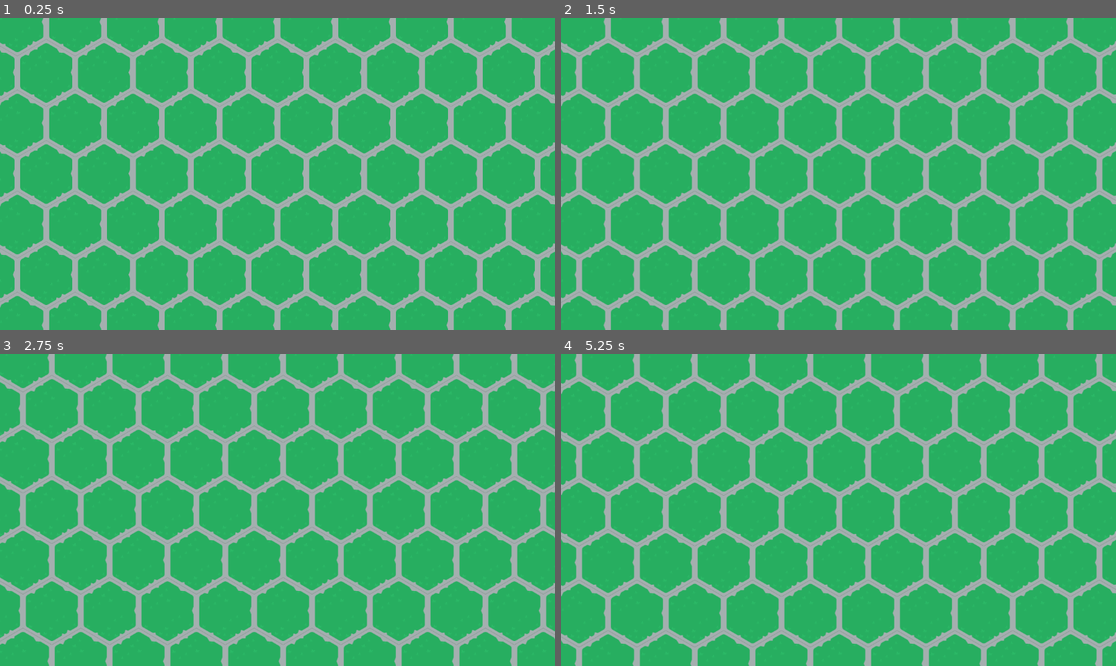
Above: before the commit, frames 1-4 (two rows, left to right).
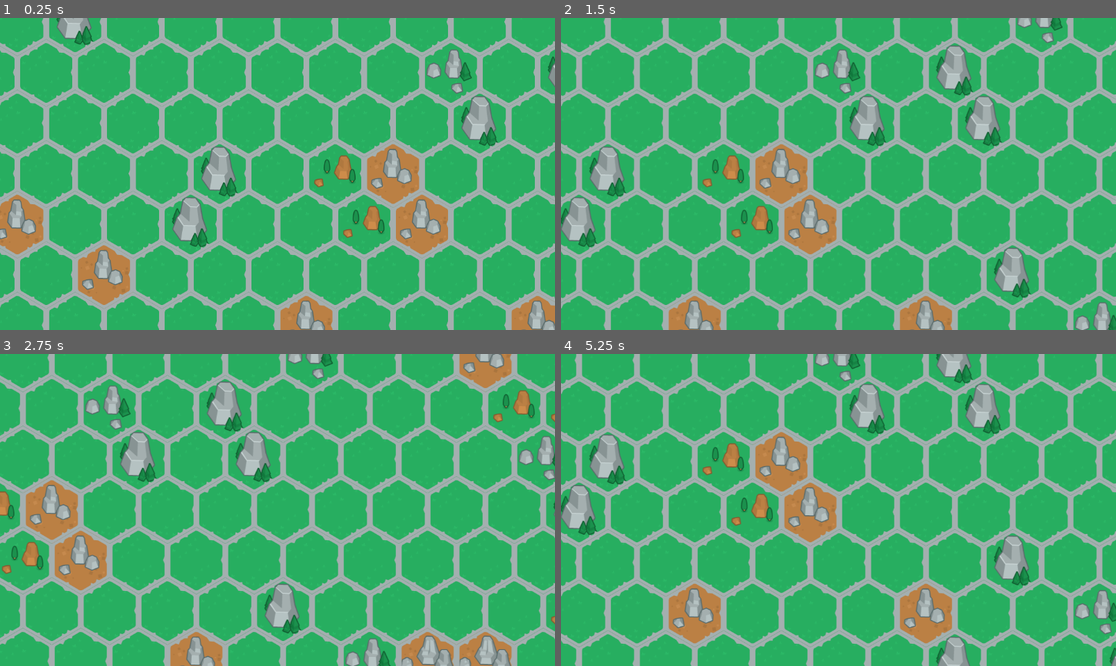
Above: after the commit, the same moments.

Repository: SpeedfireV/slavic-game-jam
Game: Godot game, scene res://game.tscn
The game is run twice, just before and just after one commit, with the same random seed, the same clock (stepped at 60 frames per second) and the same inputs.
Inputs (mouse positions are in pixels of both pictures, inside the frame that each line leads up to):
- Up to frame 1 (0.25 s): no input
- Up to frame 2 (1.5 s): tap Enter at 0.5 s; move the mouse to (960, 158) at 0.52 s; hold D (move_right) 0.53-1.25 s; click (960, 158) at 0.67 s; drag from (727, 189) to (810, 236) at 1.27 s
- Up to frame 3 (2.75 s): tap Space at 2 s; move the mouse to (333, 441) at 2.02 s; hold D (move_right) from 2.03 s (still down)
- Up to frame 4 (5.25 s): release D (move_right) at 2.75 s; drag from (810, 572) to (672, 463) at 2.77 s; tap Enter at 3.5 s; move the mouse to (1005, 556) at 3.52 s; hold A (move_left) 3.53-4.25 s; drag from (672, 463) to (755, 432) at 4.27 s; tap Space at 5 s; move the mouse to (866, 510) at 5.02 s; hold S (move_down) from 5.03 s (still down); click (866, 510) at 5.17 s

The runs differ from the first frame. In frame 1, 11% of the frame differs, in the area x 0-100%, y 0-100%; in frame 2, 11%; in frame 3, 11%; in frame 4, 12%.

Commit message:
new textures

Diff:
--- a/flower.gd
+++ b/flower.gd
@@ -1 +1,6 @@
 class_name Flower extends HexagonResource
+
+func _ready():
+	possible_resources.honey = 1
+	possible_resources.besswax = 1
+	possible_resources.nectar = 1
--- a/map_hexagon.gd
+++ b/map_hexagon.gd
@@ -11,11 +11,10 @@
 
 enum HexagonType {
 	Empty,
-	Forest,
-	Mountain,
-	River,
-	Swamp,
-	Plain
+	Flower,
+	Beehive,
+	Blocade,
+	Grass
 }
 
 class Neighbours:
@@ -70,9 +69,23 @@
 			HexagonOrientation.BottomRight:
 				bottom_right_hexagon = hexagon
 
+@onready var hexagon_sprite: Sprite2D = %HexSprite
 
 var neighbours: Neighbours = Neighbours.new()
 
 var coords: Vector2i = Vector2i.ZERO
 
 var hexagon_type: HexagonType = HexagonType.Empty
+
+const OBSTACLES: Array[Texture2D] = [
+	preload("res://assets/hexagons/obstacles/obstacle_1.png"),
+	preload("res://assets/hexagons/obstacles/obstacle_2.png"),
+	preload("res://assets/hexagons/obstacles/obstacle_3.png"),
+	preload("res://assets/hexagons/obstacles/obstacle_4.png"),
+	preload("res://assets/hexagons/obstacles/obstacle_5.png"),
+]
+
+func _ready():
+	hexagon_type = HexagonType.values().pick_random()
+	if hexagon_type == HexagonType.Blocade:
+		hexagon_sprite.texture = OBSTACLES[randi() % OBSTACLES.size()]
--- a/map_hexagon.tscn
+++ b/map_hexagon.tscn
@@ -1,10 +1,15 @@
-[gd_scene load_steps=3 format=3 uid="uid://dqvhcagx06gku"]
+[gd_scene load_steps=4 format=3 uid="uid://dqvhcagx06gku"]
 
 [ext_resource type="Script" uid="uid://buhsxcu083a3s" path="res://map_hexagon.gd" id="1_bi2y5"]
 [ext_resource type="Texture2D" uid="uid://b3a8fjeloratq" path="res://assets/grass_filled.png" id="2_w3l8w"]
+[ext_resource type="Texture2D" uid="uid://ywvwtwftvwyw" path="res://assets/hexagons/hex_border.png" id="3_jrl58"]
 
 [node name="MapHexagon" type="Node2D"]
 script = ExtResource("1_bi2y5")
 
-[node name="Sprite2D" type="Sprite2D" parent="."]
+[node name="HexSprite" type="Sprite2D" parent="."]
+unique_name_in_owner = true
 texture = ExtResource("2_w3l8w")
+
+[node name="HexBorder" type="Sprite2D" parent="."]
+texture = ExtResource("3_jrl58")
Binary file changed: assets/grass_filled.png
Binary file added: assets/hexagons/hex_border.png
Not shown, added: assets/hexagons/hex_border.png.import
Binary file added: assets/hexagons/obstacles/obstacle_1.png
Not shown, added: assets/hexagons/obstacles/obstacle_1.png.import
Binary file added: assets/hexagons/obstacles/obstacle_2.png
Not shown, added: assets/hexagons/obstacles/obstacle_2.png.import
Binary file added: assets/hexagons/obstacles/obstacle_3.png
Not shown, added: assets/hexagons/obstacles/obstacle_3.png.import
Binary file added: assets/hexagons/obstacles/obstacle_4.png
Not shown, added: assets/hexagons/obstacles/obstacle_4.png.import
Binary file added: assets/hexagons/obstacles/obstacle_5.png
(and 2 more such lines)
